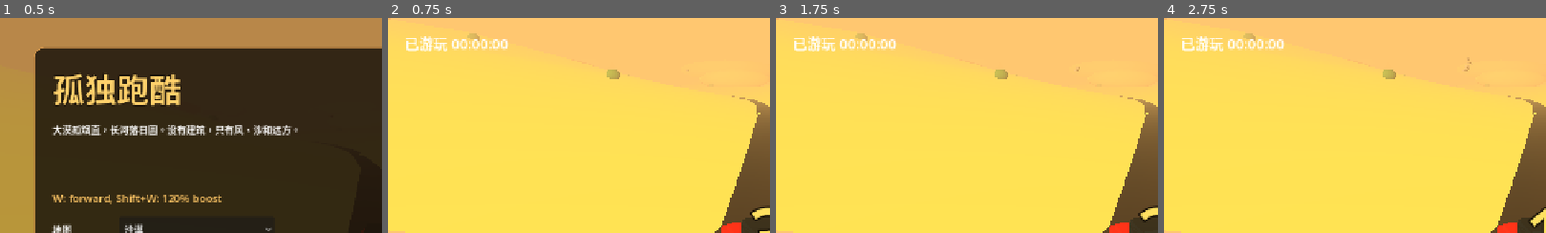
Above: before the commit, frames 1-4 (left to right).
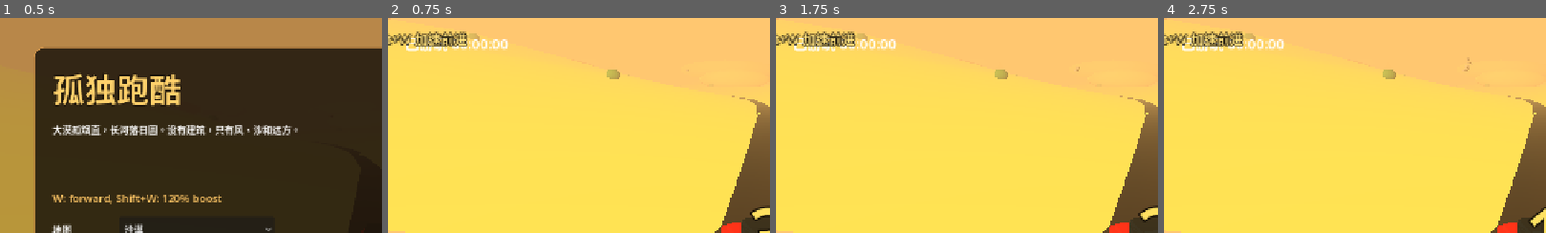
Above: after the commit, the same moments.

Repository: lcjwy/game_parkour_by_godot
Game: Godot game, scene res://scenes/ui/main_menu.tscn
Two runs of this game, one before a commit and one after it. Both use one fixed random seed, a clock stepped at 60 frames per second and the inputs below.
Inputs:
- Up to frame 1 (0.5 s): no input
- Up to frame 2 (0.75 s): click "开始" at 0.5 s
- Up to frame 3 (1.75 s): tap Enter (confirm) at 1.25 s; hold W (accelerate) from 1.28 s (still down); hold Shift (boost) from 1.28 s (still down); tap Space at 1.52 s
- Up to frame 4 (2.75 s): tap Enter (confirm) at 2, 2.1 s; release W (accelerate) at 2.03 s; release Shift (boost) at 2.03 s; tap Space at 2.27 s
The pictures show only the part of the screen within x 0-50%, y 0-50%; the shares and areas given below are measured in that part.

Frame 1 is identical in both runs. In frame 2, 1.1% of the frame differs, in the area x 0-21%, y 6-14%; in frame 3, 1.1%; in frame 4, 1.1%.

Commit message:
Add configurable HUD control hints

Diff:
--- a/SolitudeRun/autoload/settings_manager.gd
+++ b/SolitudeRun/autoload/settings_manager.gd
@@ -6,11 +6,13 @@
 
 const CONFIG_PATH: String = "user://settings.cfg"
 const DEFAULT_RESOLUTION: Vector2i = Vector2i(1280, 720)
+const CONTROL_HINT_POSITIONS: Array[StringName] = [&"top_center", &"top_left", &"top_right"]
 
 var locale: String = "zh"
 var resolution: Vector2i = DEFAULT_RESOLUTION
 var master_volume: float = 0.8
 var sfx_volume: float = 0.8
+var control_hint_position: StringName = &"top_center"
 
 func _ready() -> void:
 	_load_settings()
@@ -44,6 +46,15 @@
 	_save_settings()
 	settings_changed.emit()
 
+func set_control_hint_position(value: StringName) -> void:
+	if not CONTROL_HINT_POSITIONS.has(value):
+		value = &"top_center"
+	if control_hint_position == value:
+		return
+	control_hint_position = value
+	_save_settings()
+	settings_changed.emit()
+
 func format_keybinds() -> String:
 	return "W: forward, Shift+W: 120% boost"
 
@@ -63,6 +74,9 @@
 	resolution = config.get_value("display", "resolution", resolution)
 	master_volume = float(config.get_value("audio", "master_volume", master_volume))
 	sfx_volume = float(config.get_value("audio", "sfx_volume", sfx_volume))
+	control_hint_position = StringName(str(config.get_value("hud", "control_hint_position", control_hint_position)))
+	if not CONTROL_HINT_POSITIONS.has(control_hint_position):
+		control_hint_position = &"top_center"
 
 func _save_settings() -> void:
 	var config := ConfigFile.new()
@@ -70,6 +84,7 @@
 	config.set_value("display", "resolution", resolution)
 	config.set_value("audio", "master_volume", master_volume)
 	config.set_value("audio", "sfx_volume", sfx_volume)
+	config.set_value("hud", "control_hint_position", str(control_hint_position))
 	config.save(CONFIG_PATH)
 
 func _ensure_input_map() -> void:
--- a/SolitudeRun/autoload/translation_service.gd
+++ b/SolitudeRun/autoload/translation_service.gd
@@ -18,6 +18,10 @@
 		"settings.sfx_volume": "音效音量",
 		"settings.controller": "手柄支持",
 		"settings.keybinds": "键位",
+		"settings.control_hint_position": "按键提示位置",
+		"settings.position.top_center": "顶部居中",
+		"settings.position.top_left": "顶部左侧",
+		"settings.position.top_right": "顶部右侧",
 		"settings.back": "返回",
 		"map.desert": "沙漠",
 		"map.desert.desc": "大漠孤烟直，长河落日圆。没有建筑，只有风、沙和远方。",
@@ -27,6 +31,7 @@
 		"audio.rain": "草原微风",
 		"audio.engine": "低沉引擎",
 		"hud.played": "已游玩",
+		"hud.controls": "W 前进 / Shift+W 加速前进",
 		"toast.one_hour": "已经坚持1小时",
 		"toast.two_half_hours": "放弃也许会更好，欢迎再次体验",
 		"result.failed": "未达到终点，放弃也许是一种更好的选择。",
@@ -47,6 +52,10 @@
 		"settings.sfx_volume": "SFX Volume",
 		"settings.controller": "Controller",
 		"settings.keybinds": "Keybinds",
+		"settings.control_hint_position": "Control Hint",
+		"settings.position.top_center": "Top Center",
+		"settings.position.top_left": "Top Left",
+		"settings.position.top_right": "Top Right",
 		"settings.back": "Back",
 		"map.desert": "Desert",
 		"map.desert.desc": "A lone smoke column over the vast desert; a long river under the setting sun.",
@@ -56,6 +65,7 @@
 		"audio.rain": "Grassland Breeze",
 		"audio.engine": "Low Engine",
 		"hud.played": "Played",
+		"hud.controls": "W Forward / Shift+W Boost",
 		"toast.one_hour": "You have endured 1 hour.",
 		"toast.two_half_hours": "Giving up may be better. Welcome back anytime.",
 		"result.failed": "You did not reach the finish. Giving up may be a better choice.",
@@ -76,6 +86,10 @@
 		"settings.sfx_volume": "효과음 볼륨",
 		"settings.controller": "컨트롤러",
 		"settings.keybinds": "키 설정",
+		"settings.control_hint_position": "조작 안내 위치",
+		"settings.position.top_center": "상단 중앙",
+		"settings.position.top_left": "상단 왼쪽",
+		"settings.position.top_right": "상단 오른쪽",
 		"settings.back": "뒤로",
 		"map.desert": "사막",
 		"map.desert.desc": "넓은 사막의 외로운 연기와 지는 해 아래 긴 강.",
@@ -85,6 +99,7 @@
 		"audio.rain": "초원 산들바람",
 		"audio.engine": "낮은 엔진음",
 		"hud.played": "플레이 시간",
+		"hud.controls": "W 전진 / Shift+W 가속",
 		"toast.one_hour": "1시간을 버텼습니다.",
 		"toast.two_half_hours": "포기하는 편이 더 나을지도 모릅니다. 다시 찾아와 주세요.",
 		"result.failed": "종점에 도달하지 못했습니다. 포기도 더 나은 선택일 수 있습니다.",
--- a/SolitudeRun/scripts/game/game_root.gd
+++ b/SolitudeRun/scripts/game/game_root.gd
@@ -18,6 +18,7 @@
 var _scene_light: DirectionalLight3D
 var _played_label: Label
 var _toast_label: Label
+var _control_hint_label: Label
 var _countdown_label: Label
 var _modal: PanelContainer
 var _modal_text: RichTextLabel
@@ -167,6 +168,15 @@
 	_toast_label.set_anchors_preset(Control.PRESET_CENTER_TOP)
 	layer.add_child(_toast_label)
 
+	_control_hint_label = Label.new()
+	_control_hint_label.text = TranslationService.text("hud.controls")
+	_control_hint_label.add_theme_font_size_override("font_size", 22)
+	_control_hint_label.add_theme_color_override("font_color", Color(1.0, 0.88, 0.48))
+	_control_hint_label.add_theme_color_override("font_outline_color", Color(0.04, 0.03, 0.02))
+	_control_hint_label.add_theme_constant_override("outline_size", 5)
+	layer.add_child(_control_hint_label)
+	_apply_control_hint_position()
+
 	_build_countdown_label(layer)
 	_build_result_modal(layer)
 	_update_hud()
@@ -233,6 +243,26 @@
 		_countdown_label.text = "GO!!!"
 	_countdown_label.visible = true
 
+func _apply_control_hint_position() -> void:
+	if _control_hint_label == null:
+		return
+	_control_hint_label.reset_size()
+	match SettingsManager.control_hint_position:
+		&"top_left":
+			_control_hint_label.set_anchors_preset(Control.PRESET_TOP_LEFT)
+			_control_hint_label.position = Vector2(28.0, 18.0)
+			_control_hint_label.horizontal_alignment = HORIZONTAL_ALIGNMENT_LEFT
+		&"top_right":
+			_control_hint_label.set_anchors_preset(Control.PRESET_TOP_RIGHT)
+			_control_hint_label.position = Vector2(-360.0, 18.0)
+			_control_hint_label.custom_minimum_size = Vector2(332.0, 0.0)
+			_control_hint_label.horizontal_alignment = HORIZONTAL_ALIGNMENT_RIGHT
+		_:
+			_control_hint_label.set_anchors_preset(Control.PRESET_CENTER_TOP)
+			_control_hint_label.position = Vector2(-180.0, 18.0)
+			_control_hint_label.custom_minimum_size = Vector2(360.0, 0.0)
+			_control_hint_label.horizontal_alignment = HORIZONTAL_ALIGNMENT_CENTER
+
 func _begin_driving() -> void:
 	if not _countdown_active:
 		return
--- a/SolitudeRun/scripts/ui/main_menu.gd
+++ b/SolitudeRun/scripts/ui/main_menu.gd
@@ -32,9 +32,11 @@
 var _resolution_label: Label
 var _master_label: Label
 var _sfx_label: Label
+var _hint_position_label: Label
 var _keybinds_label: Label
 var _control_hint_label: Label
 var _back_button: Button
+var _hint_position_option: OptionButton
 var _preview_container: SubViewportContainer
 var _preview_viewport: SubViewport
 var _preview_environment: WorldEnvironment
@@ -215,7 +217,7 @@
 	_settings_panel = PanelContainer.new()
 	_settings_panel.visible = false
 	_settings_panel.set_anchors_preset(Control.PRESET_CENTER)
-	_settings_panel.custom_minimum_size = Vector2(520, 430)
+	_settings_panel.custom_minimum_size = Vector2(520, 490)
 	_settings_panel.mouse_filter = Control.MOUSE_FILTER_PASS
 	add_child(_settings_panel)
 
@@ -283,6 +285,15 @@
 	sfx_slider.value_changed.connect(SettingsManager.set_sfx_volume)
 	root.add_child(sfx_slider)
 
+	var hint_position_row := _create_row()
+	_hint_position_label = hint_position_row["label"] as Label
+	_hint_position_option = OptionButton.new()
+	_hint_position_option.custom_minimum_size = Vector2(260, 42)
+	_populate_hint_position_options()
+	_hint_position_option.item_selected.connect(_on_hint_position_selected)
+	(hint_position_row["container"] as HBoxContainer).add_child(_hint_position_option)
+	root.add_child(hint_position_row["container"] as HBoxContainer)
+
 	_keybinds_label = Label.new()
 	_keybinds_label.autowrap_mode = TextServer.AUTOWRAP_WORD_SMART
 	root.add_child(_keybinds_label)
@@ -305,6 +316,17 @@
 		var preset := load(AUDIO_PATHS[index]) as AudioPreset
 		_audio_option.add_item(TranslationService.text(preset.display_key), index)
 		_audio_option.set_item_metadata(index, AUDIO_PATHS[index])
+
+func _populate_hint_position_options() -> void:
+	if _hint_position_option == null:
+		return
+	_hint_position_option.clear()
+	for index in range(SettingsManager.CONTROL_HINT_POSITIONS.size()):
+		var position := SettingsManager.CONTROL_HINT_POSITIONS[index]
+		_hint_position_option.add_item(TranslationService.text("settings.position.%s" % str(position)), index)
+		_hint_position_option.set_item_metadata(index, position)
+		if position == SettingsManager.control_hint_position:
+			_hint_position_option.select(index)
 
 func _refresh_text() -> void:
 	_title_label.text = TranslationService.text("game.title")
@@ -317,11 +339,13 @@
 	_resolution_label.text = TranslationService.text("settings.resolution")
 	_master_label.text = TranslationService.text("settings.master_volume")
 	_sfx_label.text = TranslationService.text("settings.sfx_volume")
+	_hint_position_label.text = TranslationService.text("settings.control_hint_position")
 	_control_hint_label.text = SettingsManager.format_keybinds()
 	_keybinds_label.text = "%s: %s" % [TranslationService.text("settings.keybinds"), SettingsManager.format_keybinds()]
 	_back_button.text = TranslationService.text("settings.back")
 	_populate_map_options()
 	_populate_audio_options()
+	_populate_hint_position_options()
 	_refresh_selected_map()
 
 func _refresh_selected_map() -> void:
@@ -376,6 +400,10 @@
 	var preset := load(str(_audio_option.get_item_metadata(index))) as AudioPreset
 	AudioManager.set_preset(preset)
 
+func _on_hint_position_selected(index: int) -> void:
+	var position: StringName = _hint_position_option.get_item_metadata(index)
+	SettingsManager.set_control_hint_position(position)
+
 func _show_settings() -> void:
 	_settings_panel.visible = true
 
Not shown, changed: SolitudeRun/tools/verify_gameplay_changes.ps1
